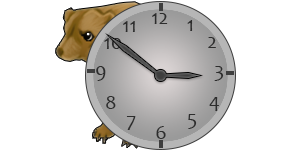
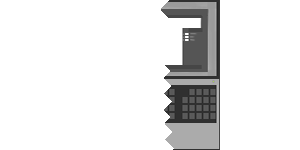
The second 300 × 150 image is a revision of the first. Changes to its layers:
showed "l", painted on it over box(55, 0, 179, 150)
added group "Laptop" with 11 layers above "Uhr" over box(67, 0, 233, 150)
added layer "Ellipse 1 Kopie 2" in group "Laptop" over box(75, 0, 220, 150)
hid "Ebene 7", opacity 68% → 100%, moved it into group "Laptop", painted on it over box(70, 2, 229, 139)
removed layer "base" (1st of 2, in "Uhr") from group "Uhr" over box(85, 1, 236, 150)
hid "Rechteck 1", moved it into group "Laptop", painted on it over box(67, 0, 233, 150)
removed layer "3" from group "Uhr" over box(214, 66, 224, 81)
removed layer "9" from group "Uhr" over box(96, 66, 106, 81)
removed layer "6" from group "Uhr" over box(156, 126, 166, 139)
removed layer "12" from group "Uhr" over box(152, 13, 168, 24)
removed layer "Polygon 1 Kopie" from group "Uhr" over box(105, 33, 203, 82)
removed layer "11" from group "Uhr" over box(123, 21, 135, 32)
removed layer "10" from group "Uhr" over box(104, 38, 122, 49)
removed layer "8" from group "Uhr" over box(106, 96, 116, 109)
removed layer "7" from group "Uhr" over box(126, 116, 136, 130)
removed layer "5" from group "Uhr" over box(188, 114, 197, 129)
removed layer "4" from group "Uhr" over box(209, 97, 219, 111)
hid "2", painted on it over box(95, 0, 236, 149)
removed layer "1" from group "Uhr" over box(187, 20, 193, 31)
removed layer "Rechteck 1 Kopie 3" from group "Uhr" over box(159, 140, 163, 148)
removed layer "Rechteck 1 Kopie 2" from group "Uhr" over box(159, 3, 163, 11)
removed layer "Rechteck 1 Kopie" from group "Uhr" over box(226, 71, 234, 75)
